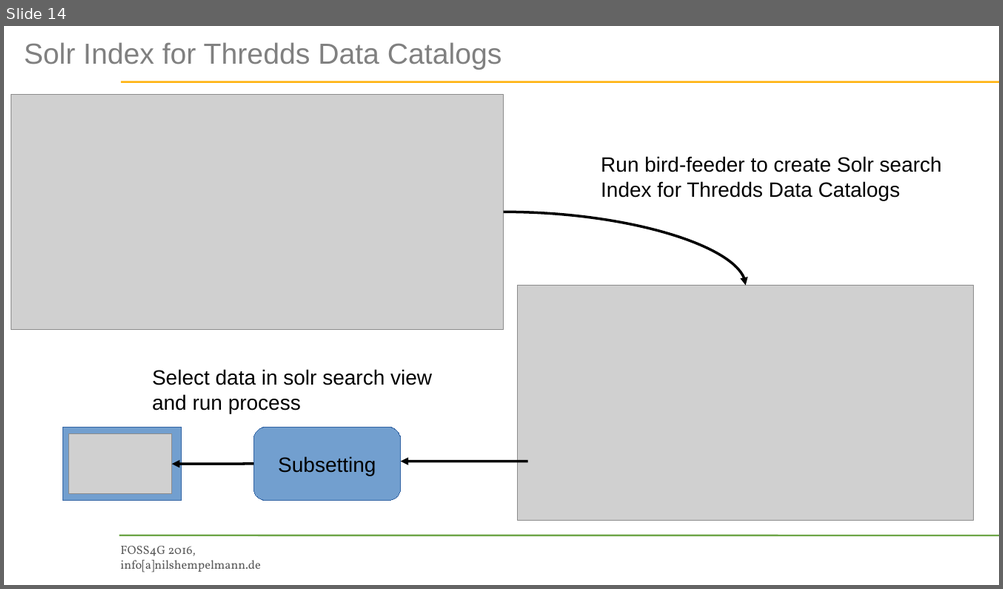
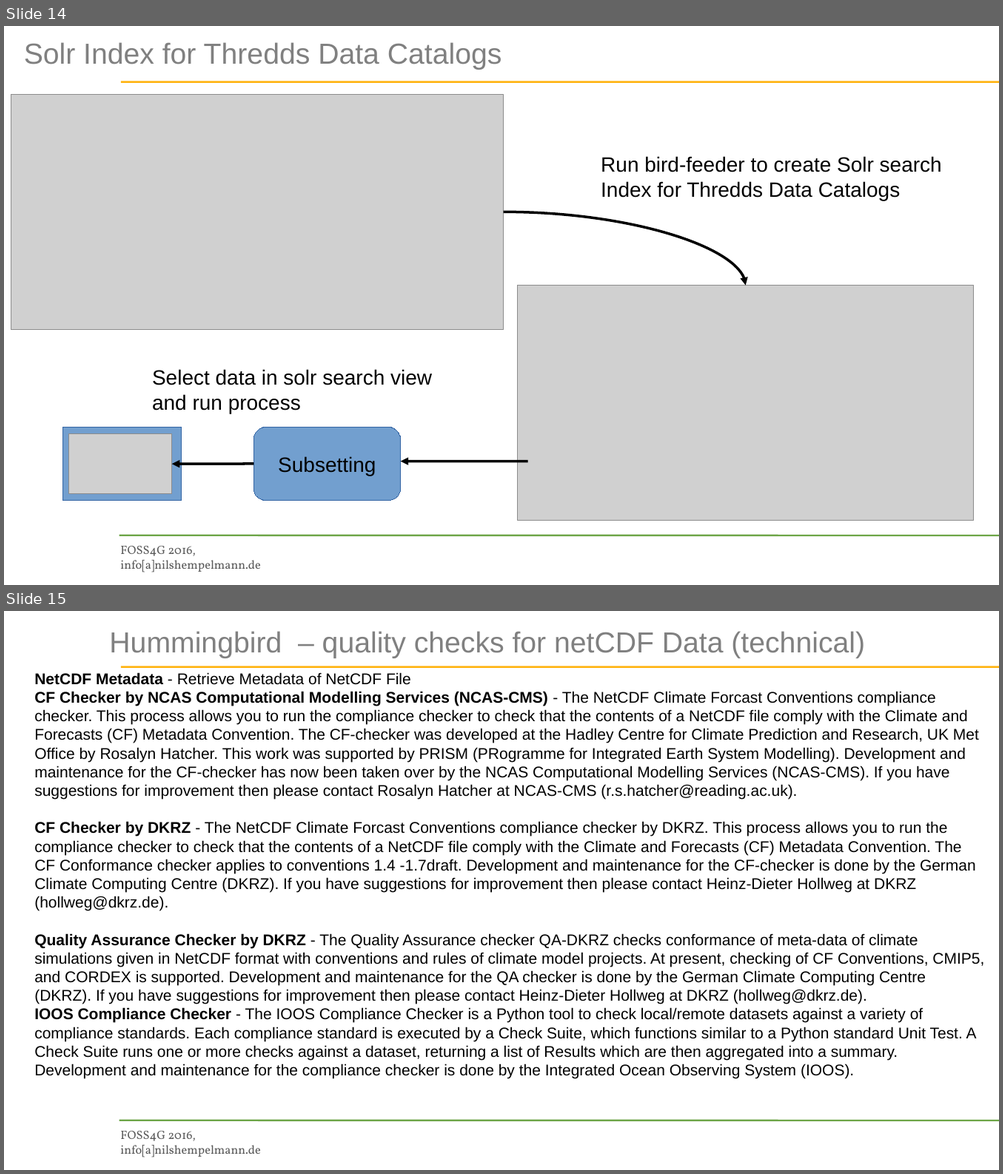
Before and after one commit to bird-house/birdhouse-docs, a slide deck: slides/birdhouse-foss4g-2016/Hempelmann_foss4g2016.odp. Shown one above the other, each under a label of ours: slide 14 before the commit, slides 14 and 15 after it. The pictures are 1003x589 and 1003x1174 pixels, drawn with LibreOffice and Linux fonts; fonts in the diff are those of the drawing; grey boxes stand for pictures; background and template pictures are left out. Boxes give left, top, right and bottom in pixels: in the first picture for what was removed or moved away, otherwise in the second. Text is boxed around its words. In the diff, an @@ line names an element or a change of style, - is before the commit and + after.

```diff
--- a/slides/birdhouse-foss4g-2016/Hempelmann_foss4g2016.odp
+++ b/slides/birdhouse-foss4g-2016/Hempelmann_foss4g2016.odp
@@ slide 15 added at box(4, 611, 999, 1170), background picture (left out); not listed: 3 template elements that a slide beside it also shows @@
@@ title added at box(109, 631, 865, 658), 33.6 pt, text #808080 @@
+Hummingbird – quality checks for netCDF Data (technical)
@@ text added at box(34, 672, 984, 1079), 18 pt, text #000000 @@
+NetCDF Metadata - Retrieve Metadata of NetCDF File
+CF Checker by NCAS Computational Modelling Services (NCAS-CMS) - The NetCDF Climate Forcast Conventions compliance checker. This process allows you to run the compliance checker to check that the contents of a NetCDF file comply with the Climate and Forecasts (CF) Metadata Convention. The CF-checker was developed at the Hadley Centre for Climate Prediction and Research, UK Met Office by Rosalyn Hatcher. This work was supported by PRISM (PRogramme for Integrated Earth System Modelling). Development and maintenance for the CF-checker has now been taken over by the NCAS Computational Modelling Services (NCAS-CMS). If you have suggestions for improvement then please contact Rosalyn Hatcher at NCAS-CMS (r.s.hatcher@reading.ac.uk).
+CF Checker by DKRZ - The NetCDF Climate Forcast Conventions compliance checker by DKRZ. This process allows you to run the compliance checker to check that the contents of a NetCDF file comply with the Climate and Forecasts (CF) Metadata Convention. The CF Conformance checker applies to conventions 1.4 -1.7draft. Development and maintenance for the CF-checker is done by the German Climate Computing Centre (DKRZ). If you have suggestions for improvement then please contact Heinz-Dieter Hollweg at DKRZ (hollweg@dkrz.de).
+Quality Assurance Checker by DKRZ - The Quality Assurance checker QA-DKRZ checks conformance of meta-data of climate simulations given in NetCDF format with conventions and rules of climate model projects. At present, checking of CF Conventions, CMIP5, and CORDEX is supported. Development and maintenance for the QA checker is done by the German Climate Computing Centre (DKRZ). If you have suggestions for improvement then please contact Heinz-Dieter Hollweg at DKRZ (hollweg@dkrz.de).
+IOOS Compliance Checker - The IOOS Compliance Checker is a Python tool to check local/remote datasets against a variety of compliance standards. Each compliance standard is executed by a Check Suite, which functions similar to a Python standard Unit Test. A Check Suite runs one or more checks against a dataset, returning a list of Results which are then aggregated into a summary. Development and maintenance for the compliance checker is done by the Integrated Ocean Observing System (IOOS).
```
Also in this commit, not shown: 1 slide changed, 1 other slide added, 2 slides removed, 4 other files.
